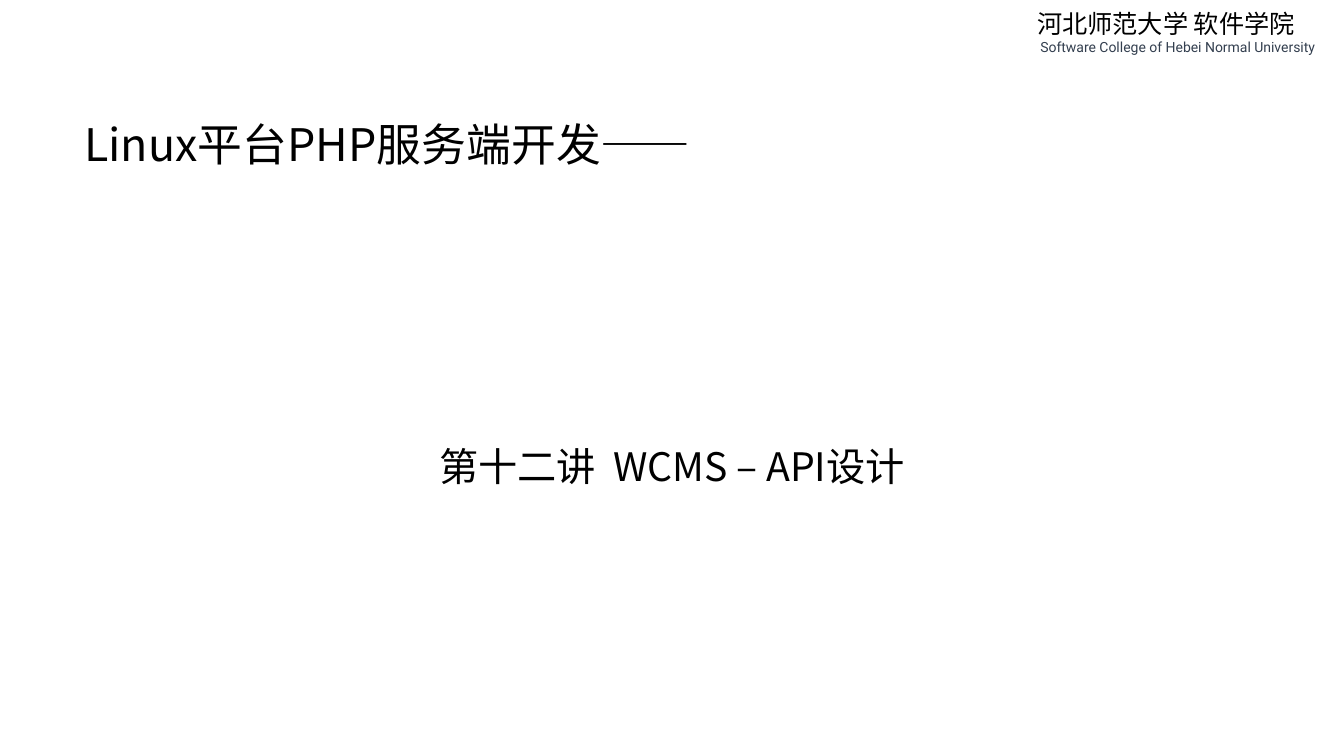
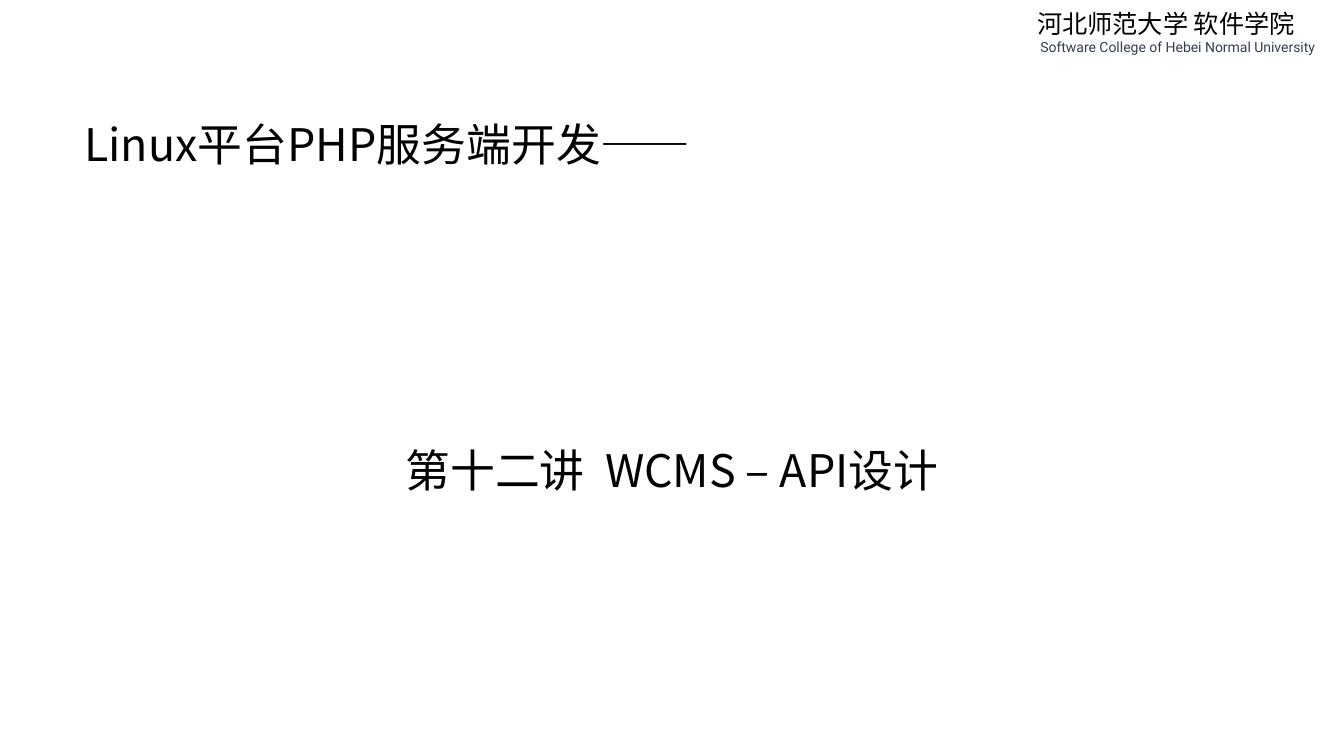
Before and after one commit to edu2act/course-php-serverside-development-on-linux, a slide deck: slide 1 of materials/slides/ch12-wcms-api-design.pptx. Drawn at 1344x756 pixels with LibreOffice and Linux fonts; fonts in the diff are those of the drawing. Boxes give left, top, right and bottom in pixels: in the first picture for what was removed or moved away, otherwise in the second. Text is boxed around its words. In the diff, an @@ line names an element or a change of style, - is before the commit and + after.

```diff
--- a/materials/slides/ch12-wcms-api-design.pptx
+++ b/materials/slides/ch12-wcms-api-design.pptx
@@ text at box(405, 449, 939, 491): size 28 to 32 pt in "第十二讲 WCMS – API设计" @@
```
Also in this commit, not shown: 4 other slides changed, 2 slides added, 2 slides removed, 15 other files.
